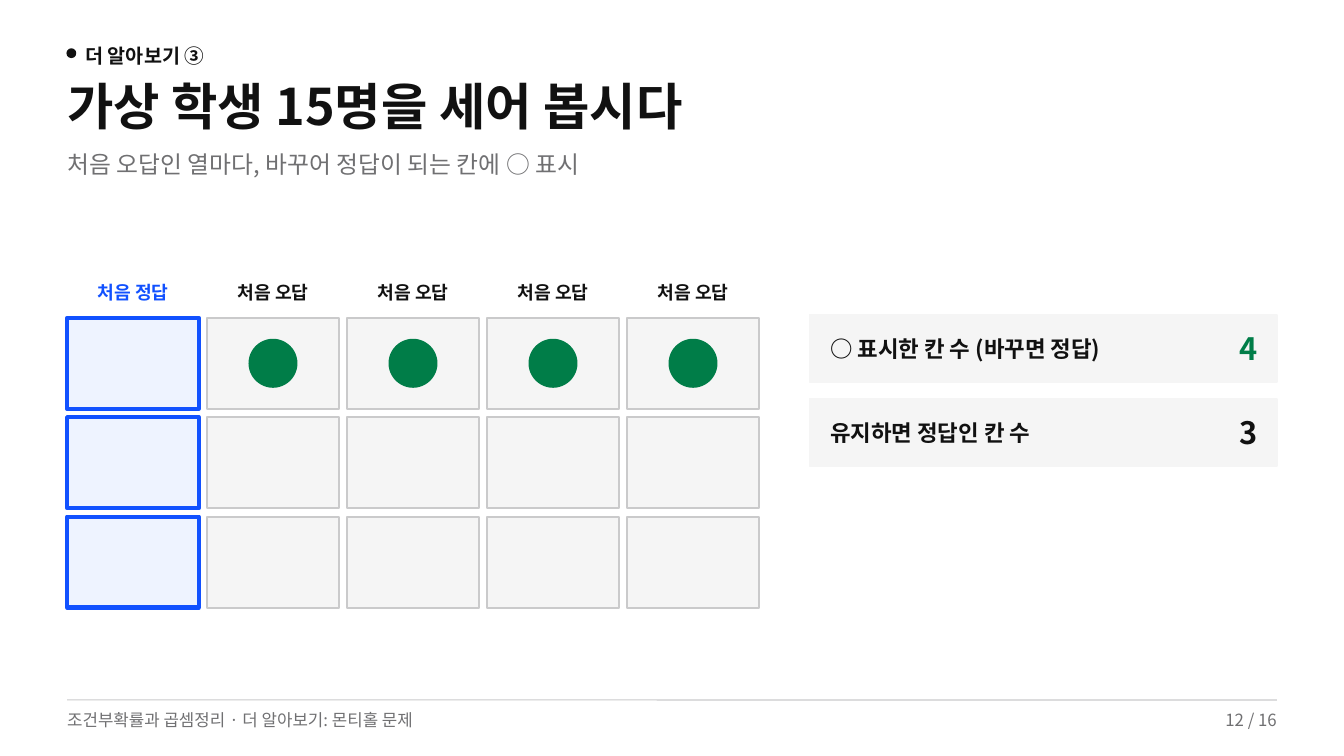
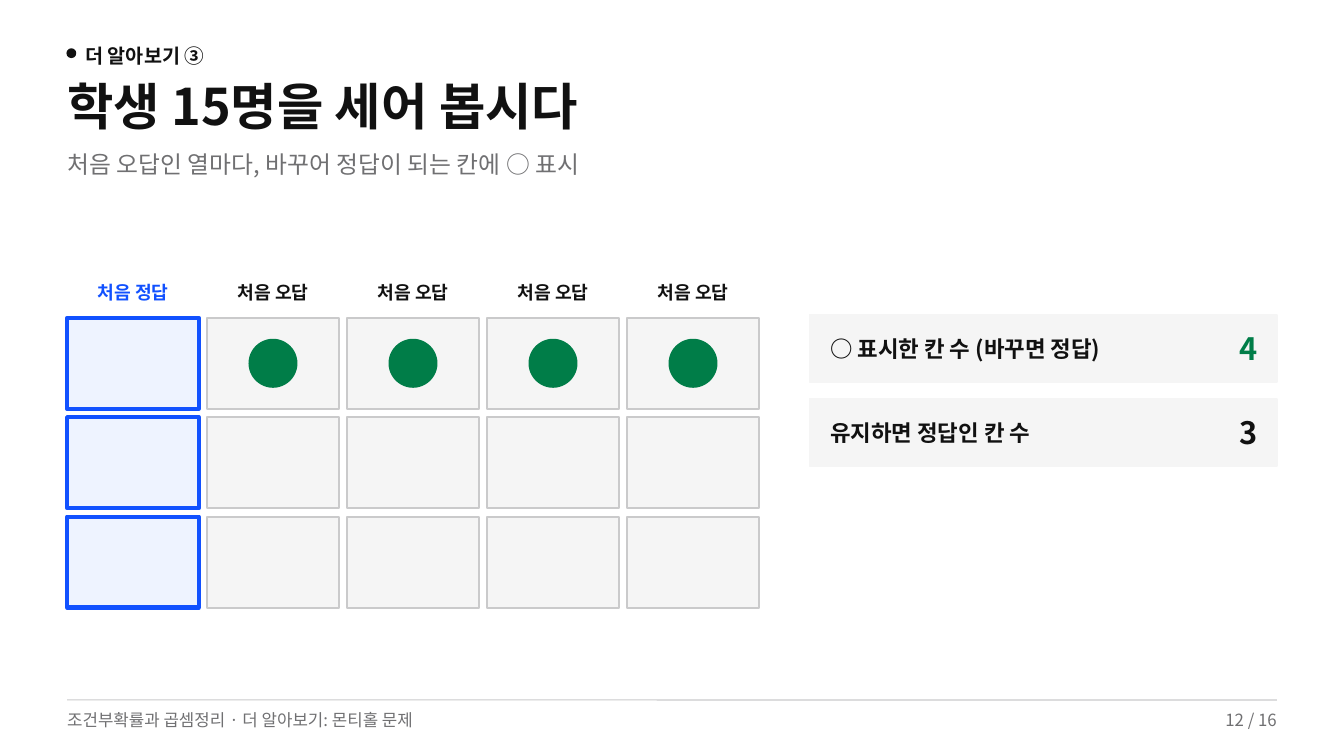
Before and after one commit to yestar02/ms-b4af2784, a slide deck: slide 12 of slides.pptx. Drawn at 1344x756 pixels with LibreOffice and Linux fonts; fonts in the diff are those of the drawing. Boxes give left, top, right and bottom in pixels: in the first picture for what was removed or moved away, otherwise in the second. Text is boxed around its words. In the diff, an @@ line names an element or a change of style, - is before the commit and + after.

Commit message:
가상 학생 → 학생

```diff
--- a/slides.pptx
+++ b/slides.pptx
@@ text at (x1=67, y1=82, x2=578, y2=130): text changed @@
-가상 학생 15명을 세어 봅시다
+학생 15명을 세어 봅시다
```
Also in this commit, not shown: 1 other slide changed, 1 other file.
